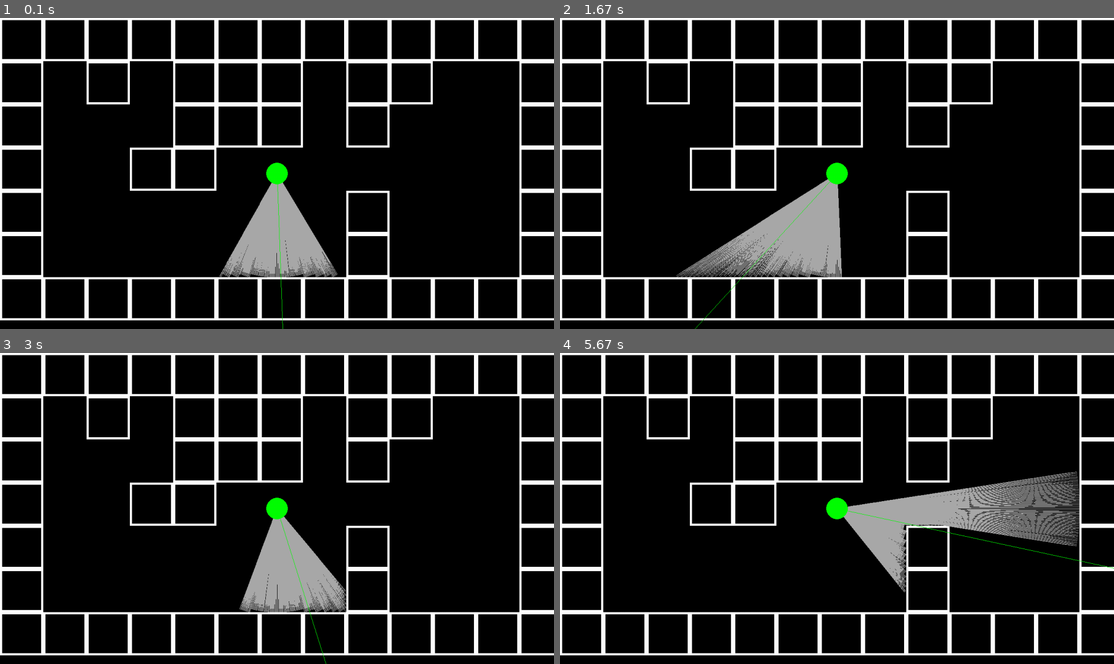
Above: before the commit, frames 1-4 (two rows, left to right).
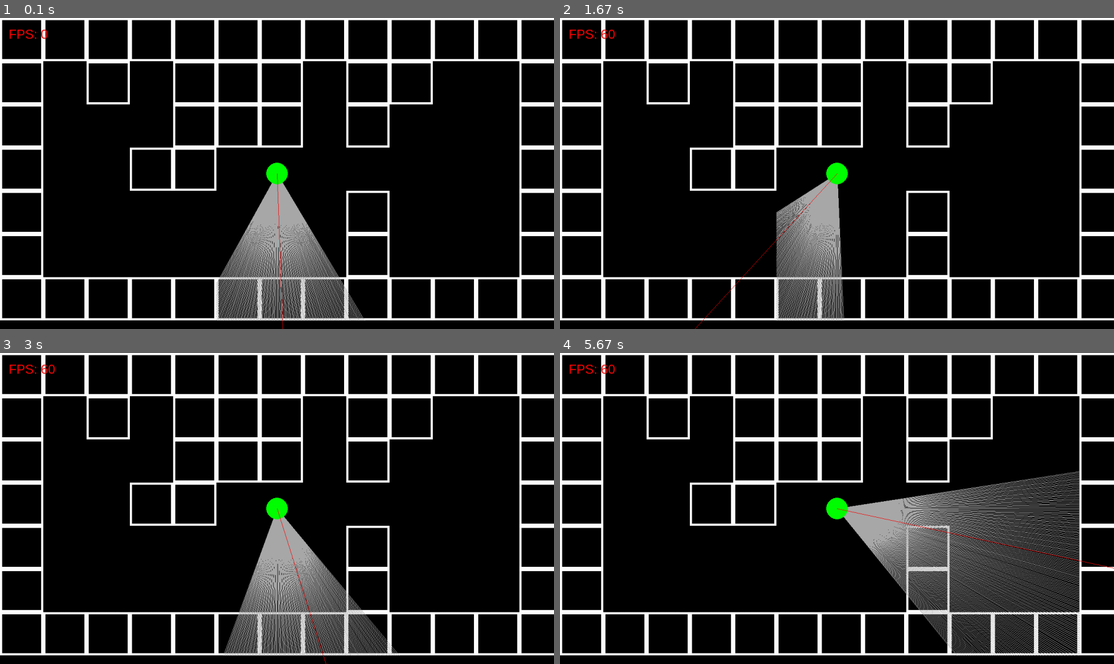
Above: after the commit, the same moments.

Repository: TecHeReTiC3141/pygameRaycasting
Game: pygame game, started from main.py
Two runs of this game, one before a commit and one after it. Both use one fixed random seed, a clock stepped at 60 frames per second and the inputs below.
Inputs (mouse positions are in pixels of both pictures, inside the frame that each line leads up to):
- Up to frame 1 (0.1 s): no input
- Up to frame 2 (1.67 s): hold Right 0.33-0.8 s; move the mouse to (814, 185) at 0.37 s; hold Right 0.83-1.3 s; move the mouse to (886, 98) at 0.87 s; hold Left from 1.33 s (still down); move the mouse to (886, 92) at 1.37 s
- Up to frame 3 (3 s): release Left at 1.87 s; hold Left 1.9-2.37 s; move the mouse to (149, 446) at 1.93 s; hold Right from 2.4 s (still down); move the mouse to (160, 458) at 2.43 s
- Up to frame 4 (5.67 s): release Right at 3.03 s; hold Left 3.07-3.53 s; move the mouse to (648, 477) at 3.1 s; hold Right 3.57-4.03 s; move the mouse to (947, 418) at 3.6 s; hold Right 4.07-4.53 s; move the mouse to (947, 489) at 4.1 s; hold Left 4.57-5.1 s; move the mouse to (704, 626) at 4.6 s; hold Left 5.13-5.6 s; move the mouse to (659, 440) at 5.17 s; hold Right from 5.63 s (still down)

The runs differ from the first frame. In frame 1, 4.8% of the frame differs, in the area x 1-66%, y 3-100%; in frame 2, 5.0%; in frame 3, 5.1%; in frame 4, 12%, in the area x 1-100%, y 3-98%.

Commit message:
Optimized raycasting is in progress.

Diff:
--- /dev/null
+++ b/Drawing.py
@@ -0,0 +1,10 @@
+from GameObjects import *
+
+class Drawing:
+
+    def __init__(self, surf: pygame.Surface):
+        self.surf = surf
+
+    def background(self):
+        pygame.draw.rect(self.surf, 'lightblue', (0, 0, DISP_WIDTH, DISP_HEIGHT // 2))
+        pygame.draw.rect(self.surf, 'darkgray', (0, DISP_HEIGHT // 2, DISP_WIDTH, DISP_HEIGHT))
--- a/GameObjects.py
+++ b/GameObjects.py
@@ -13,15 +13,12 @@
         self.angle = 0
 
     def draw(self, display: pygame.Surface, coef=1):
-        pygame.draw.circle(self.surf, 'green', (25, 25), 25)
-
-        pygame.draw.line(display, 'green', self.cur_rect.center,
-                         (self.cur_rect.centerx + DISP_WIDTH * math.cos(self.angle),
-                          self.cur_rect.centery + DISP_HEIGHT * math.sin(self.angle)))
-        display.blit(self.surf, (self.cur_rect.left // coef,
-                                            self.cur_rect.top // coef,
-                                            self.cur_rect.width ,
-                                            self.cur_rect.height,))
+        pygame.draw.circle(display, 'green', (self.cur_rect.centerx // coef,
+                                            self.cur_rect.centery // coef), 25 // coef)
+        pygame.draw.line(display, 'red', (self.cur_rect.centerx // coef,
+                                            self.cur_rect.centery // coef),
+                         (self.cur_rect.centerx + DISP_WIDTH * cos(self.angle),
+                         (self.cur_rect.centery + DISP_HEIGHT * sin(self.angle))))
 
 
 
@@ -29,7 +26,7 @@
         self.prev_rect = self.cur_rect.copy()
         move = pygame.Vector2(0, 0)
         keys = pygame.key.get_pressed()
-        sin_a, cos_a = math.sin(self.angle), math.cos(self.angle)
+        sin_a, cos_a = sin(self.angle), cos(self.angle)
         if keys[pygame.K_a]:
             move.x += sin_a
             move.y += -cos_a
@@ -54,7 +51,7 @@
 
 class Wall:
 
-    def __init__(self, x, y, width=100, height=100):
+    def __init__(self, x, y, width=WALL_SIZE, height=WALL_SIZE):
         self.cur_rect = pygame.Rect(x, y, width, height)
 
     def draw(self, display: pygame.Surface, coef=1):
@@ -90,7 +87,7 @@
         for i in range(len(map)):
             for j in range(len(map[0])):
                 if map[i][j] == '#':
-                    self.walls.append(Wall(j * 100, i * 100))
+                    self.walls.append(Wall(j * WALL_SIZE, i * WALL_SIZE))
 
     def draw(self, display: pygame.Surface, coef=1):
         for wall in self.walls:
@@ -104,7 +101,7 @@
         cur_ang = player.angle - FOV / 2
         for ray in range(NUM_RAYS + 1):
             cur_ang += FOV / NUM_RAYS
-            sin_r, cos_r = math.sin(cur_ang), math.cos(cur_ang)
+            sin_r, cos_r = sin(cur_ang), cos(cur_ang)
             coll = False
             for depth in range(0, MAX_DEPTH, 8):
                 x = player.cur_rect.centerx + depth * cos_r
@@ -112,7 +109,7 @@
 
                 for wall in self.walls:
                     if wall.cur_rect.collidepoint((x, y)):
-                        depth  *= math.cos(player.angle - cur_ang)
+                        depth  *= cos(player.angle - cur_ang)
                         obst_height = PROJ_COEFF / depth
                         color = 255 / (1 + .00003 * depth ** 2)
 
@@ -127,3 +124,42 @@
                 if game_mode == '2d':
                     pygame.draw.line(display, 'darkgray',
                                 player.cur_rect.center, (x, y))
+
+    def optim_raycasting(self, player: Player, display: pygame.Surface, game_mode: str):
+        x0, y0 = player.cur_rect.center
+        cur_ang = player.angle - FOV / 2
+        for ray in range(NUM_RAYS):
+
+            cur_ang += FOV / NUM_RAYS
+            sin_r, cos_r = sin(cur_ang), cos(cur_ang)
+            depthhor, depthvert = float('inf'), float('inf')
+            # horizontal
+            for hory in (range(0, y0 // WALL_SIZE * WALL_SIZE, WALL_SIZE) if sin_r <= 0
+            else range(ceil(y0 // WALL_SIZE) *  WALL_SIZE, DISP_HEIGHT, WALL_SIZE)):
+                depth_h = (hory - y0) / sin_r
+                horx = x0 + depth_h * cos_r
+                for wall in self.walls:
+                    if wall.cur_rect.collidepoint((horx, hory)):
+
+                        break
+            #vert
+            for vertx in (range(0, x0 // WALL_SIZE * WALL_SIZE, WALL_SIZE) if cos_r <= 0
+            else range(ceil(x0 // WALL_SIZE) *  WALL_SIZE, DISP_WIDTH, WALL_SIZE)):
+                depth_v = (vertx - x0) / cos_r
+                verty = y0 + depth_v * sin_r
+                for wall in self.walls:
+                    if wall.cur_rect.collidepoint((vertx, verty)):
+
+                        break
+            mi_depth = min(depth_v, depth_h, MAX_DEPTH)
+            x, y = x0 + mi_depth * cos_r, y0 + mi_depth * sin_r
+            mi_depth *= cos(player.angle - cur_ang)
+            obst_height = PROJ_COEFF / mi_depth
+            color = 255 / (1 + .00003 * mi_depth ** 2)
+            if game_mode == '3d':
+                pygame.draw.rect(display, tuple(color for _ in '...'),
+                             (ray * SCALE,
+                              DISP_HEIGHT // 2 - obst_height // 2, SCALE, obst_height))
+            elif game_mode == '2d':
+                pygame.draw.line(display, 'darkgray',
+                         player.cur_rect.center, (x, y))
--- a/const.py
+++ b/const.py
@@ -1,15 +1,20 @@
-import math
+from math import *
 import pygame
+
+pygame.init()
 
 DISP_WIDTH, DISP_HEIGHT = 1280, 720
 WALL_HEIGHT = DISP_HEIGHT - 100
+WALL_SIZE = 100
 
-FOV = math.pi / 3
+FOV = pi / 3
 NUM_RAYS = 160
 MAX_DEPTH = 700
 SCALE = DISP_WIDTH // NUM_RAYS
-SCREEN_DIST = NUM_RAYS / (2 * math.tan(FOV / 2))
+SCREEN_DIST = NUM_RAYS / (2 * tan(FOV / 2))
 PROJ_COEFF = SCREEN_DIST * WALL_HEIGHT
+
+font = pygame.font.SysFont('Arial', 30)
 
 map = [
     '#############',
--- a/main.py
+++ b/main.py
@@ -1,6 +1,5 @@
 from GameObjects import *
-
-pygame.init()
+from Drawing import Drawing
 
 display = pygame.display.set_mode((DISP_WIDTH, DISP_HEIGHT))
 clock = pygame.time.Clock()
@@ -11,6 +10,8 @@
 mini_map = pygame.Surface((DISP_WIDTH // 3, DISP_HEIGHT // 3))
 mini_map.set_alpha(200)
 tick = 0
+
+draw = Drawing(display)
 
 while True:
 
@@ -27,30 +28,33 @@
 
     display.fill('black')
 
-
     if game_mode == '2d':
         room.draw(display)
-        room.raycasting(player, display, game_mode)
+        room.optim_raycasting(player, display, game_mode)
         player.draw(display)
     else:
-        pygame.draw.rect(display, 'lightblue', (0, 0, DISP_WIDTH, DISP_HEIGHT // 2))
-        pygame.draw.rect(display, 'darkgray', (0, DISP_HEIGHT // 2, DISP_WIDTH, DISP_HEIGHT))
+        draw.background()
         mini_map.fill('black')
         room.draw(mini_map, 3)
-        room.raycasting(player, display, game_mode)
+        room.optim_raycasting(player, display, game_mode)
+
+        player.draw(mini_map, 3)
         display.blit(mini_map, (0, DISP_HEIGHT * 2 // 3))
-        player.draw(mini_map, 3)
+
+    display.blit(font.render(f'FPS: {round(clock.get_fps())}',
+                             True, 'red'), (20, 20))
     room.physics(player)
-
     player.move()
-    mouse_pos = pygame.mouse.get_pos()
-    if DISP_WIDTH - mouse_pos[0] <= 30:
-        pygame.mouse.set_pos((35, mouse_pos[1]))
-    elif mouse_pos[0] <= 30:
-        pygame.mouse.set_pos((DISP_WIDTH - 35, mouse_pos[1]))
 
     pygame.display.update()
     clock.tick(60)
     tick += 1
     if not tick % 100:
         print(pygame.mouse.get_rel())
+
+    # updating cursor position
+    mouse_pos = pygame.mouse.get_pos()
+    if DISP_WIDTH - mouse_pos[0] <= 30:
+        pygame.mouse.set_pos((35, mouse_pos[1]))
+    elif mouse_pos[0] <= 30:
+        pygame.mouse.set_pos((DISP_WIDTH - 35, mouse_pos[1]))
